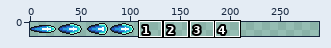
File history of a sprite sheet, Assets/Projectile/Sprites/Default Bullet.png. The first picture is a wide view before the edit; the outline marks the close-up.
Close-up. The starting point:
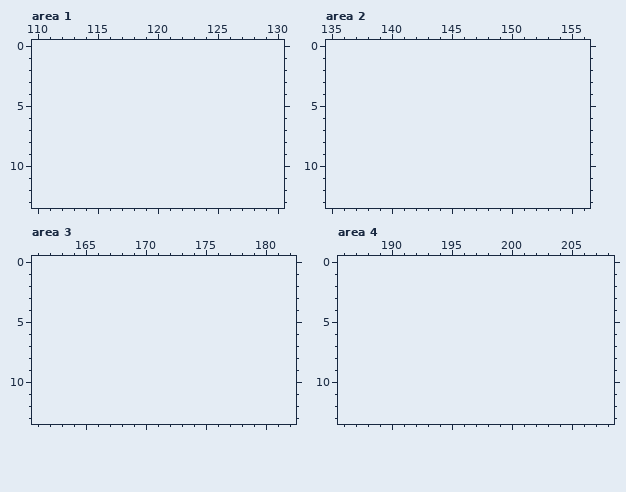
The file is 104x12 pixels. Shown: area 1: x 110..130, y 0..13; area 2: x 135..156, y 0..13; area 3: x 161..182, y 0..13; area 4: x 186..208, y 0..13. The old version is drawn lined up with the new one, on the new canvas. The wide view leaves out empty margins. The commit also changed other parts of the picture, which this record leaves out.
After:
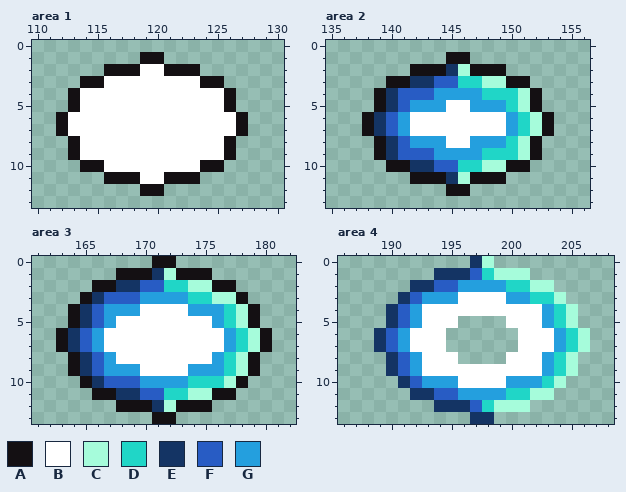
Palette (. is transparent): A #141013  B #ffffff  C #a6fcdb  D #20d6c7  E #143464  F #285cc4  G #249fde
From old to new:
canvas 104x12 -> 312x14, the old top-left corner now at 0,1
--- area 1
@@ x 110..130 @@
  0 .....................
- 1 .....................
- 2 .....................
- 3 .....................
- 4 .....................
- 5 .....................
- 6 .....................
- 7 .....................
- 8 .....................
- 9 .....................
-10 .....................
-11 .....................
-12 .....................
+ 1 .........AA..........
+ 2 ......AAABBAAA.......
+ 3 ....AABBBBBBBBAA.....
+ 4 ...ABBBBBBBBBBBBA....
+ 5 ...ABBBBBBBBBBBBA....
+ 6 ..ABBBBBBBBBBBBBBA...
+ 7 ..ABBBBBBBBBBBBBBA...
+ 8 ...ABBBBBBBBBBBBA....
+ 9 ...ABBBBBBBBBBBBA....
+10 ....AABBBBBBBBAA.....
+11 ......AAABBAAA.......
+12 .........AA..........
 13 .....................
--- area 2
@@ x 135..156 @@
  0 ......................
- 1 ......................
- 2 ......................
- 3 ......................
- 4 ......................
- 5 ......................
- 6 ......................
- 7 ......................
- 8 ......................
- 9 ......................
-10 ......................
-11 ......................
-12 ......................
+ 1 ..........AA..........
+ 2 .......AAAECAAA.......
+ 3 .....AAEEFFDDCCAA.....
+ 4 ....AEFFFGGGGDDDCA....
+ 5 ....AEFGGGBBGGGDCA....
+ 6 ...AEFGBBBBBBBBGDCA...
+ 7 ...AEFGBBBBBBBBGDCA...
+ 8 ....AEFGGGBBGGGDCA....
+ 9 ....AEFFFGGGGDDDCA....
+10 .....AAEEFFDDCCAA.....
+11 .......AAAECAAA.......
+12 ..........AA..........
 13 ......................
--- area 3
@@ x 161..182 @@
- 0 ......................
- 1 ......................
- 2 ......................
- 3 ......................
- 4 ......................
- 5 ......................
- 6 ......................
- 7 ......................
- 8 ......................
- 9 ......................
-10 ......................
-11 ......................
-12 ......................
-13 ......................
+ 0 ..........AA..........
+ 1 .......AAAECAAA.......
+ 2 .....AAEEFFDDCCAA.....
+ 3 ....AEFFFGGGGDDCCA....
+ 4 ...AEFGGGBBBBGGGDCA...
+ 5 ...AEFGBBBBBBBBGDCA...
+ 6 ..AEFGBBBBBBBBBBGDCA..
+ 7 ..AEFGBBBBBBBBBBGDCA..
+ 8 ...AEFGBBBBBBBBGDCA...
+ 9 ...AEFGGGBBBBGGGDCA...
+10 ....AEFFFGGGGDDDCA....
+11 .....AAEEFFDDCCAA.....
+12 .......AAAECAAA.......
+13 ..........AA..........
--- area 4
@@ x 186..208 @@
- 0 .......................
- 1 .......................
- 2 .......................
- 3 .......................
- 4 .......................
- 5 .......................
- 6 .......................
- 7 .......................
- 8 .......................
- 9 .......................
-10 .......................
-11 .......................
-12 .......................
-13 .......................
+ 0 ...........EC..........
+ 1 ........EEEFDCCC.......
+ 2 ......EEFFGGGGDDCC.....
+ 3 .....EFGGGBBBBGGDDC....
+ 4 ....EFGBBBBBBBBBBGDC...
+ 5 ....EFGBBB....BBBGDC...
+ 6 ...EFGBBB......BBBGDC..
+ 7 ...EFGBBB......BBBGDC..
+ 8 ....EFGBBB....BBBGDC...
+ 9 ....EFGBBBBBBBBBBGDC...
+10 .....EFGGGBBBBGGGDC....
+11 ......EEFFGGGGDDCC.....
+12 ........EEEFDCCC.......
+13 ...........EE..........
Pixel boxes of the changes (left, top, right, bottom) in both close-ups:
added: (56, 52, 248, 196)
added: (362, 52, 554, 196)
added: (56, 256, 272, 424)
added: (374, 256, 590, 424)
